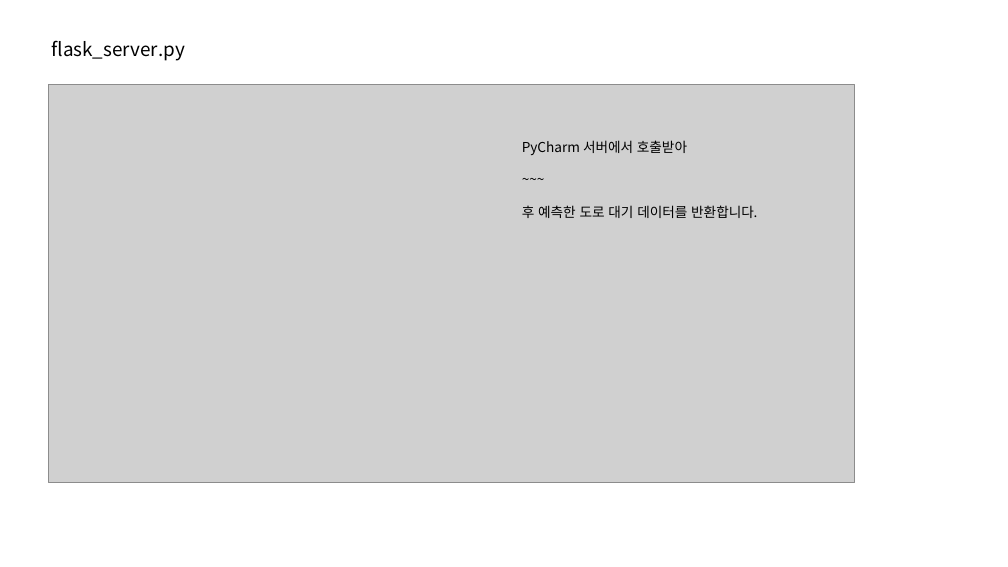
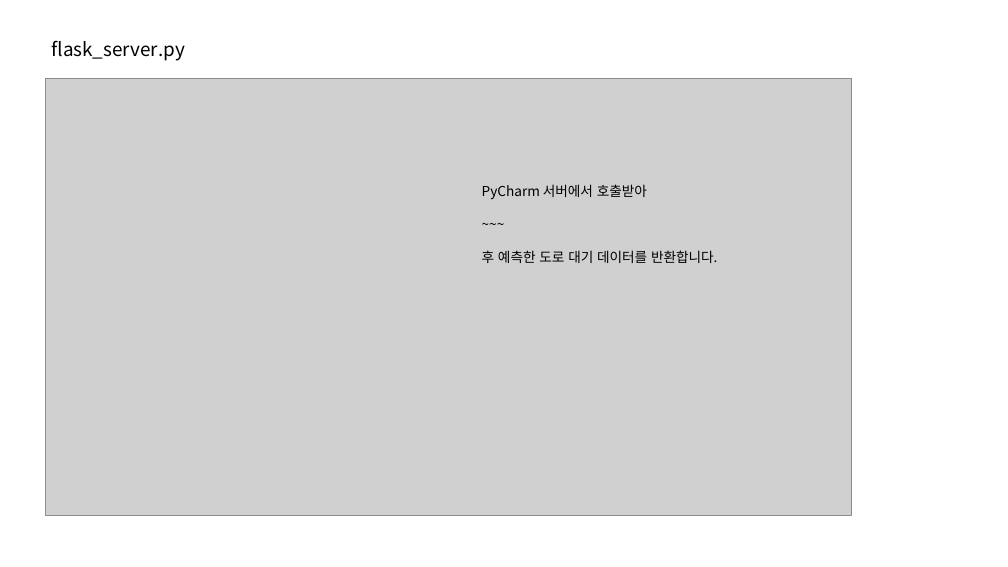
Before and after one commit to jieun000/FIDING-SeoulTourismAPIWeb, a slide deck: slide 9 of jieun/project3/PPT/캡쳐_jieun.pptx. Drawn at 1008x567 pixels with LibreOffice and Linux fonts; fonts in the diff are those of the drawing; grey boxes stand for pictures. Boxes give left, top, right and bottom in pixels: in the first picture for what was removed or moved away, otherwise in the second. Text is boxed around its words. In the diff, an @@ line names an element or a change of style, - is before the commit and + after.

```diff
--- a/jieun/project3/PPT/캡쳐_jieun.pptx
+++ b/jieun/project3/PPT/캡쳐_jieun.pptx
@@ picture: place and size @@
-picture at (48,85,855,483)
+picture at (45,79,852,515)
@@ text "PyCharm 서버에서 호출받아": place and size @@
-text "PyCharm 서버에서 호출받아" at (522,140,757,218)
+text "PyCharm 서버에서 호출받아" at (482,184,717,263)
```
Also in this commit, not shown: 3 other slides changed, 15 other files.
